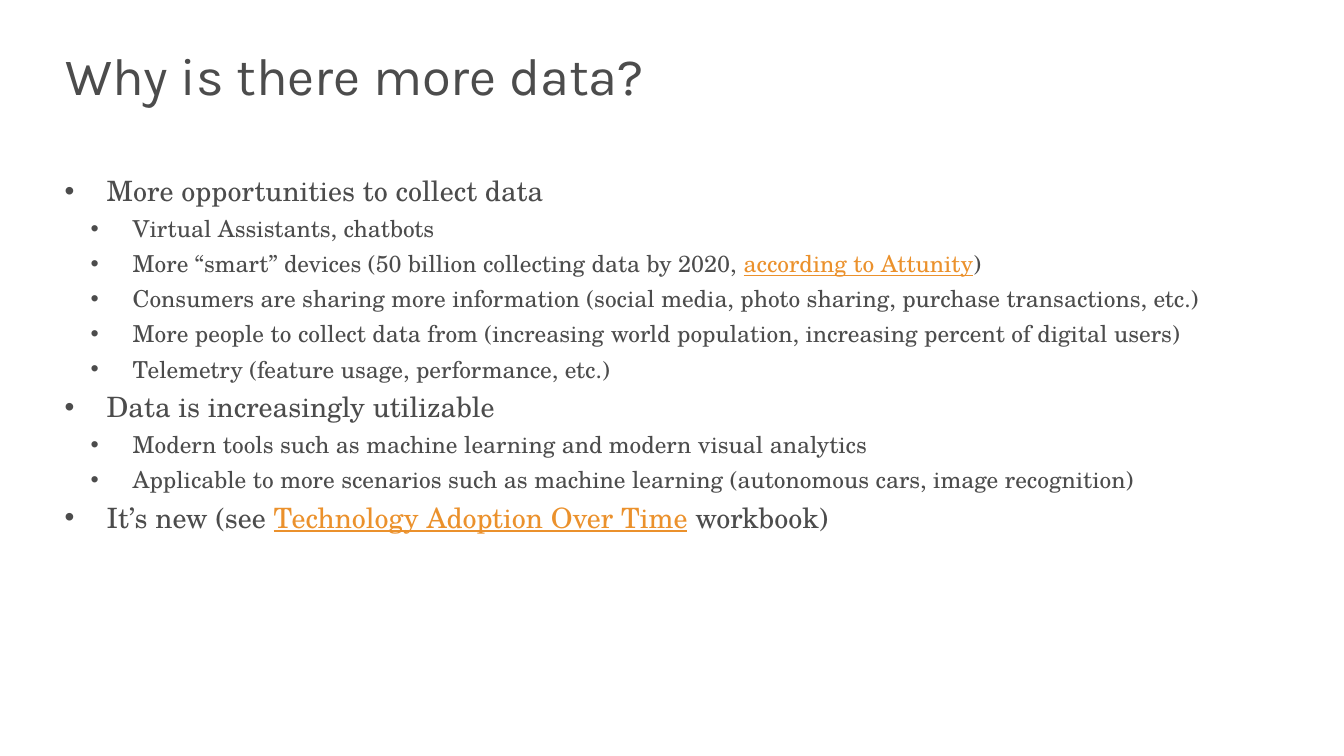
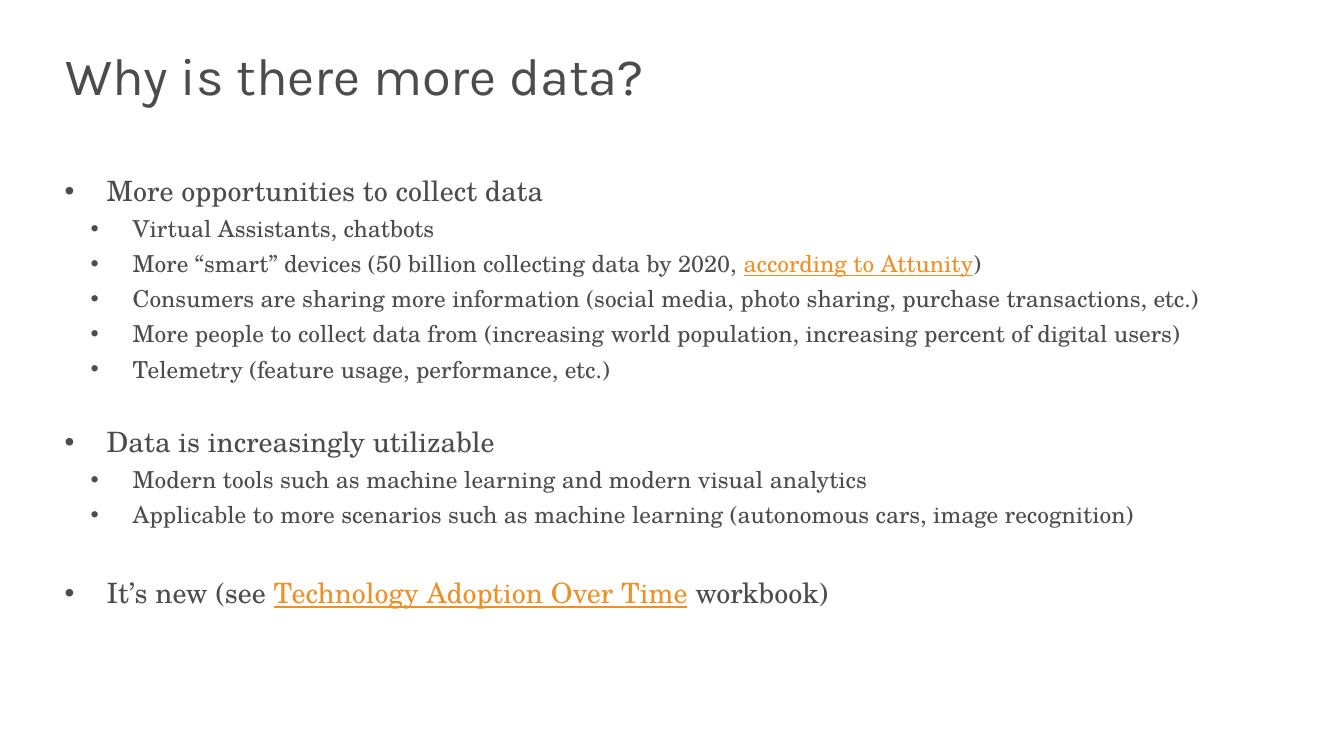
Before and after one commit to spencer-shadley/completed-class, a slide deck: slide 22 of 12-mysql/3-saturday-big-data-mysql/big-data/lecture.pptx (slide 18 before the commit). Drawn at 1344x756 pixels with LibreOffice and Linux fonts; fonts in the diff are those of the drawing; background and template pictures are left out. Boxes give left, top, right and bottom in pixels: in the first picture for what was removed or moved away, otherwise in the second. Text is boxed around its words. In the diff, an @@ line names an element or a change of style, - is before the commit and + after.

```diff
--- a/12-mysql/3-saturday-big-data-mysql/big-data/lecture.pptx
+++ b/12-mysql/3-saturday-big-data-mysql/big-data/lecture.pptx
@@ text "More opportunities to collect data" rewrapped from [107,180,1199,534] to [107,180,1199,609] @@
```
Also in this commit, not shown: 30 other slides changed, 10 slides added, 6 slides removed.
